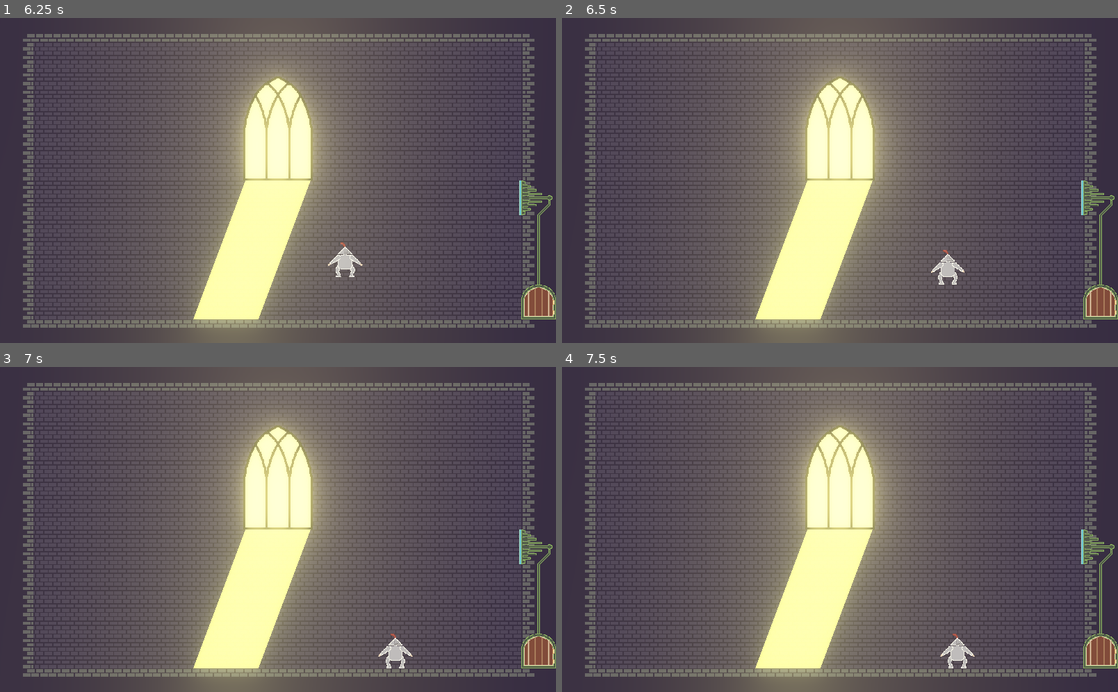
Above: before the commit, frames 1-4 (two rows, left to right).
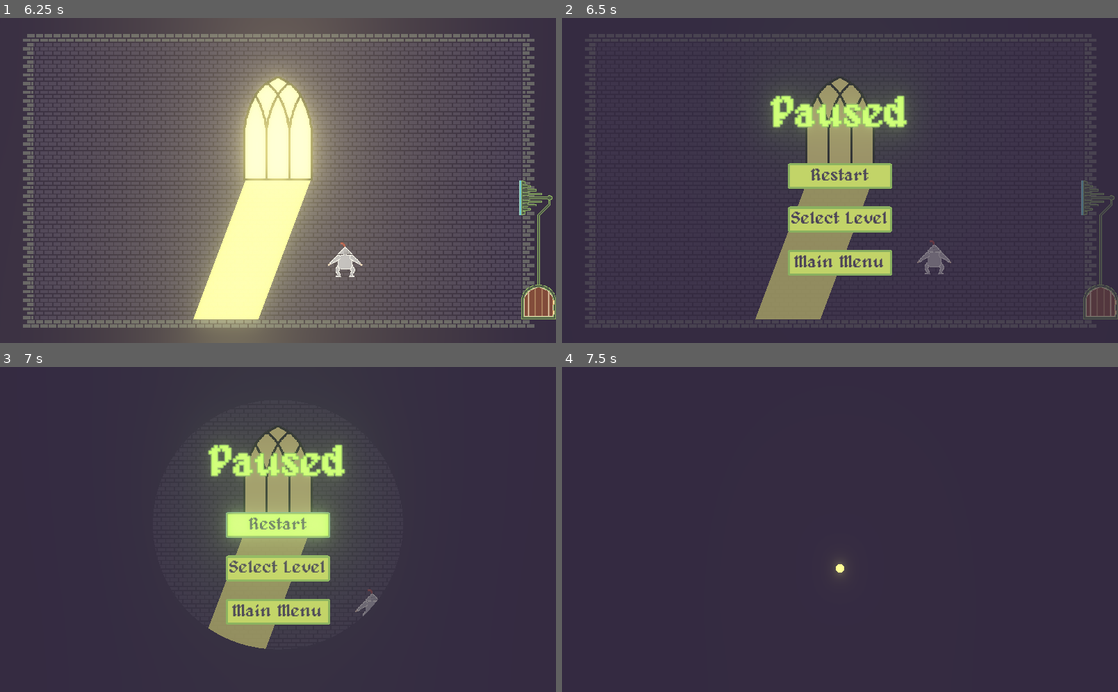
Above: after the commit, the same moments.

Repository: marc-jones/game-off-2022
Game: Godot game, scene res://nodes/scenes/SceneManager.tscn
Same seed, same stepped clock (60 frames per second), same inputs: the game is played once before the commit and once after it.
Inputs (mouse positions are in pixels of both pictures, inside the frame that each line leads up to):
- Up to frame 1 (6.25 s): click "Select Level" at 0.5 s; click "Play" at 1.25 s; click "Play" at 2 s; move the mouse to (400, 164) at 2.77 s; hold Right (move_right) 2.78-4.28 s; tap Down (crouch) every 0.75 s from 2.85 to 5.85 s; tap Space (jump) at 3.02, 3.77, 5.27, 6.02 s; move the mouse to (166, 196) at 3.52 s; move the mouse to (333, 109) at 4.27 s; hold Left (move_left) 4.28-5.03 s; move the mouse to (250, 245) at 5.02 s; hold Right (move_right) from 5.03 s (still down); move the mouse to (444, 229) at 5.77 s
- Up to frame 2 (6.5 s): keep holding Right (move_right); tap Escape (pause, bound only after the commit) at 6.4 s
- Up to frame 3 (7 s): release Right (move_right) at 6.5 s; click (278, 526) at 6.5 s, where only the run after the commit has a clickable "Restart"
- Up to frame 4 (7.5 s): click (840, 568) at 7.25 s, where only the run after the commit has a clickable "Select Level"

Frame 1 is identical in both runs. In frame 2, 63% of the frame differs, in the area x 4-100%, y 0-100%; in frame 3, 73%; in frame 4, 74%.

Commit message:
Pause menu

Diff:
--- /dev/null
+++ b/nodes/scenes/PauseMenu.tscn
@@ -0,0 +1,52 @@
+[gd_scene load_steps=4 format=2]
+
+[ext_resource path="res://assets/fonts/alagard.ttf" type="DynamicFontData" id=1]
+[ext_resource path="res://nodes/ButtonTheme.tres" type="Theme" id=2]
+
+[sub_resource type="DynamicFont" id=24]
+size = 80
+outline_size = 2
+font_data = ExtResource( 1 )
+
+[node name="PauseMenu" type="Node2D"]
+
+[node name="ColorRect" type="ColorRect" parent="."]
+margin_right = 1024.0
+margin_bottom = 600.0
+color = Color( 0.207843, 0.168627, 0.258824, 0.588235 )
+
+[node name="Label" type="Label" parent="."]
+margin_top = 92.0
+margin_right = 1024.0
+margin_bottom = 264.0
+custom_colors/font_color = Color( 0.76, 1.1, 0.41, 1 )
+custom_colors/font_outline_modulate = Color( 0.541176, 0.690196, 0.376471, 1 )
+custom_fonts/font = SubResource( 24 )
+text = "Paused"
+align = 1
+valign = 1
+autowrap = true
+
+[node name="Restart" type="Button" parent="."]
+margin_left = 416.0
+margin_top = 268.0
+margin_right = 608.0
+margin_bottom = 316.0
+theme = ExtResource( 2 )
+text = "Restart"
+
+[node name="SelectLevel" type="Button" parent="."]
+margin_left = 416.0
+margin_top = 348.0
+margin_right = 608.0
+margin_bottom = 396.0
+theme = ExtResource( 2 )
+text = "Select Level"
+
+[node name="Quit" type="Button" parent="."]
+margin_left = 416.0
+margin_top = 428.0
+margin_right = 608.0
+margin_bottom = 476.0
+theme = ExtResource( 2 )
+text = "Main Menu"
--- a/project.godot
+++ b/project.godot
@@ -46,6 +46,11 @@
 "events": [ Object(InputEventKey,"resource_local_to_scene":false,"resource_name":"","device":0,"alt":false,"shift":false,"control":false,"meta":false,"command":false,"pressed":false,"scancode":16777234,"physical_scancode":0,"unicode":0,"echo":false,"script":null)
  ]
 }
+pause={
+"deadzone": 0.5,
+"events": [ Object(InputEventKey,"resource_local_to_scene":false,"resource_name":"","device":0,"alt":false,"shift":false,"control":false,"meta":false,"command":false,"pressed":false,"scancode":16777217,"physical_scancode":0,"unicode":0,"echo":false,"script":null)
+ ]
+}
 
 [physics]
 
--- a/scripts/LevelScene.gd
+++ b/scripts/LevelScene.gd
@@ -1,8 +1,14 @@
 extends Node2D
 
+signal start_menu
+signal start_level
+signal start_level_select
 signal level_complete
 
+const pause_screen = preload("res://nodes/scenes/PauseMenu.tscn")
+
 var level_idx = 0
+var paused = false
 
 func _ready():
 	setup_exit()
@@ -13,3 +19,28 @@
 func body_entered_callback(body):
 	if body == $Player:
 		emit_signal("level_complete", level_idx)
+
+func _input(event):
+	if event.is_action_pressed("pause"):
+		toggle_pause()
+
+func toggle_pause():
+	if paused:
+		pause_mode = PAUSE_MODE_INHERIT
+		for child in get_children():
+			child.pause_mode = PAUSE_MODE_INHERIT
+		var pause = get_node("PauseMenu")
+		remove_child(pause)
+		pause.queue_free()
+		get_tree().paused = false
+	else:
+		pause_mode = PAUSE_MODE_PROCESS
+		for child in get_children():
+			child.pause_mode = PAUSE_MODE_STOP
+		var pause = pause_screen.instance()
+		pause.get_node("Restart").connect("button_up", self, "emit_signal", ["start_level", level_idx])
+		pause.get_node("SelectLevel").connect("button_up", self, "emit_signal", ["start_level_select"])
+		pause.get_node("Quit").connect("button_up", self, "emit_signal", ["start_menu"])
+		add_child(pause)
+		get_tree().paused = true
+	paused = not paused
--- a/scripts/SceneManager.gd
+++ b/scripts/SceneManager.gd
@@ -20,6 +20,7 @@
 var current_level = 0
 
 func _ready():
+	pause_mode = PAUSE_MODE_PROCESS
 	load_config()
 	deferred_start_menu()
 
@@ -75,8 +76,9 @@
 	clear_scene()
 	var level = LEVELS[current_level].instance()
 	level.level_idx = current_level
-#	menu.connect("start_game", self, "start_new_game")
-#	menu.connect("start_level_select", self, "start_level_select")
+	level.connect("start_level", self, "start_level")
+	level.connect("start_menu", self, "start_menu")
+	level.connect("start_level_select", self, "start_level_select")
 	level.connect("level_complete", self, "level_complete")
 	add_child(level)
 	initiate_fade_to_transparent("remove_transition_overlay", get_global_mouse_position())
